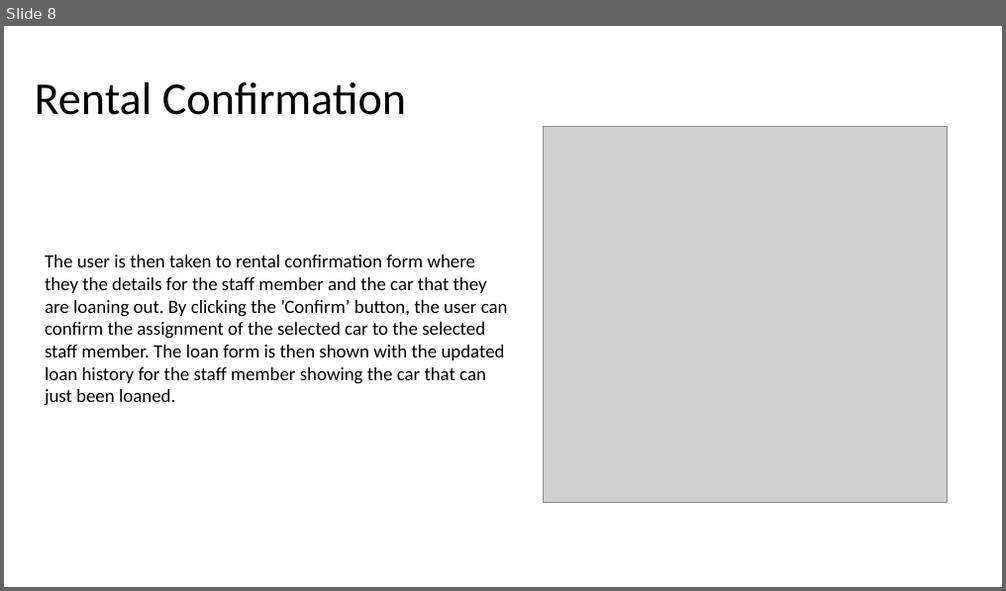
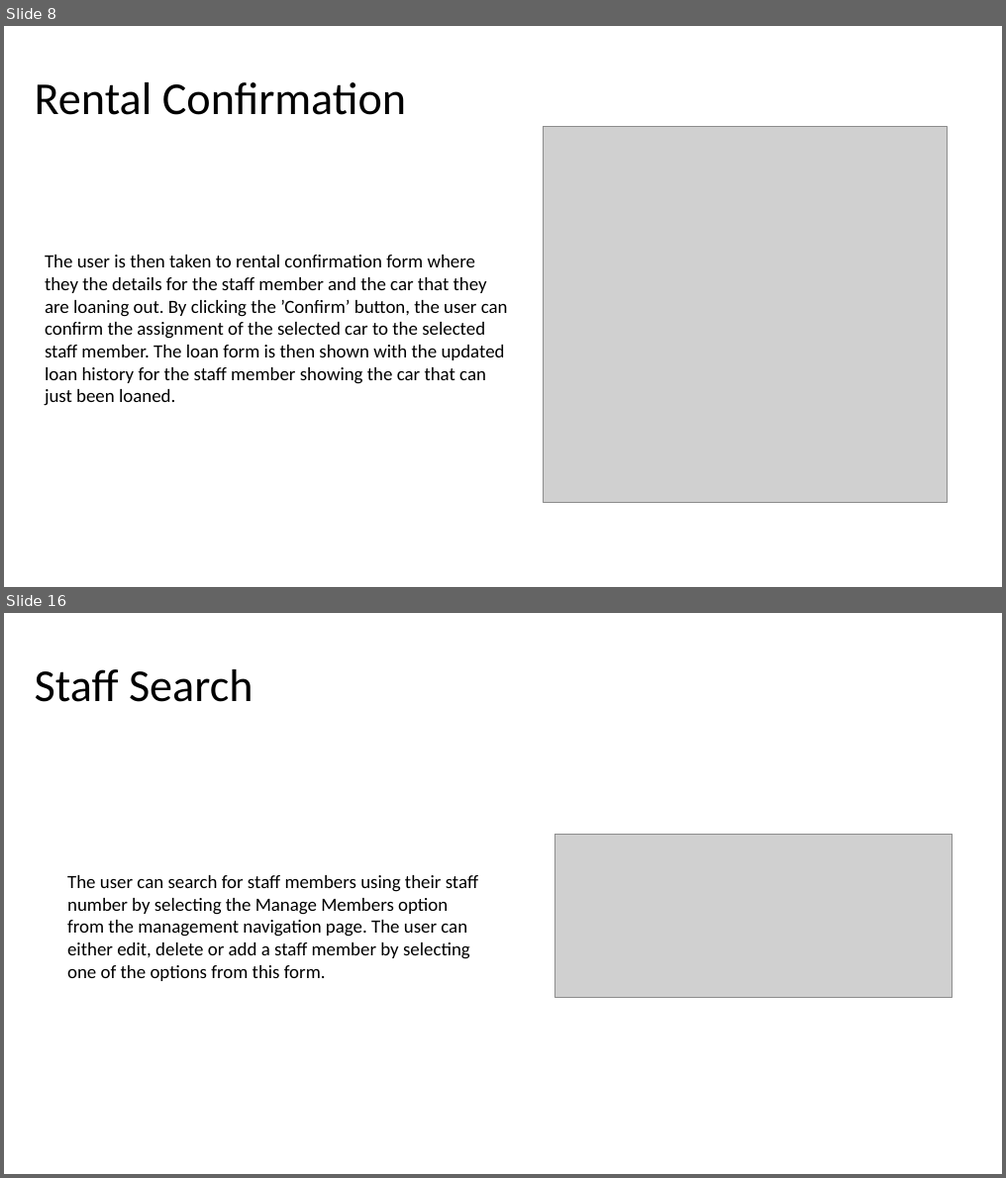
Before and after one commit to DanDecrypted/UniSystems, a slide deck: Walkthrough.pptx. Shown one above the other, each under a label of ours: slide 8 before the commit, slides 8 and 16 after it; the slides between them are not shown. The pictures are 1006x591 and 1006x1178 pixels, drawn with LibreOffice and Linux fonts; fonts in the diff are those of the drawing; grey boxes stand for pictures. Boxes give left, top, right and bottom in pixels: in the first picture for what was removed or moved away, otherwise in the second. Text is boxed around its words. In the diff, an @@ line names an element or a change of style, - is before the commit and + after.

```diff
--- a/Walkthrough.pptx
+++ b/Walkthrough.pptx
@@ slide 16 added at [4, 613, 1002, 1174], background #FFFFFF @@
@@ text added at [35, 669, 252, 702], 44 pt, text #000000 @@
+Staff Search
@@ picture added at [555, 834, 952, 997] @@
@@ text added at [67, 875, 478, 981], 18 pt, text #000000 @@
+The user can search for staff members using their staff number by selecting the Manage Members option from the management navigation page. The user can either edit, delete or add a staff member by selecting one of the options from this form.
```
Also in this commit, not shown: 2 slides changed, 10 other slides added, 4 other files.
